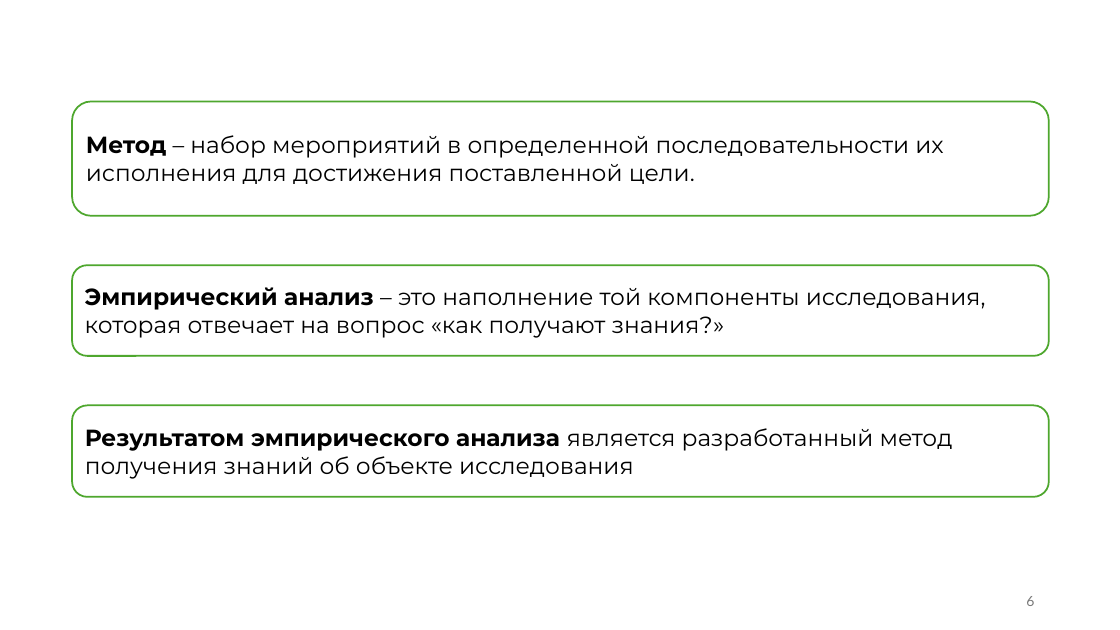
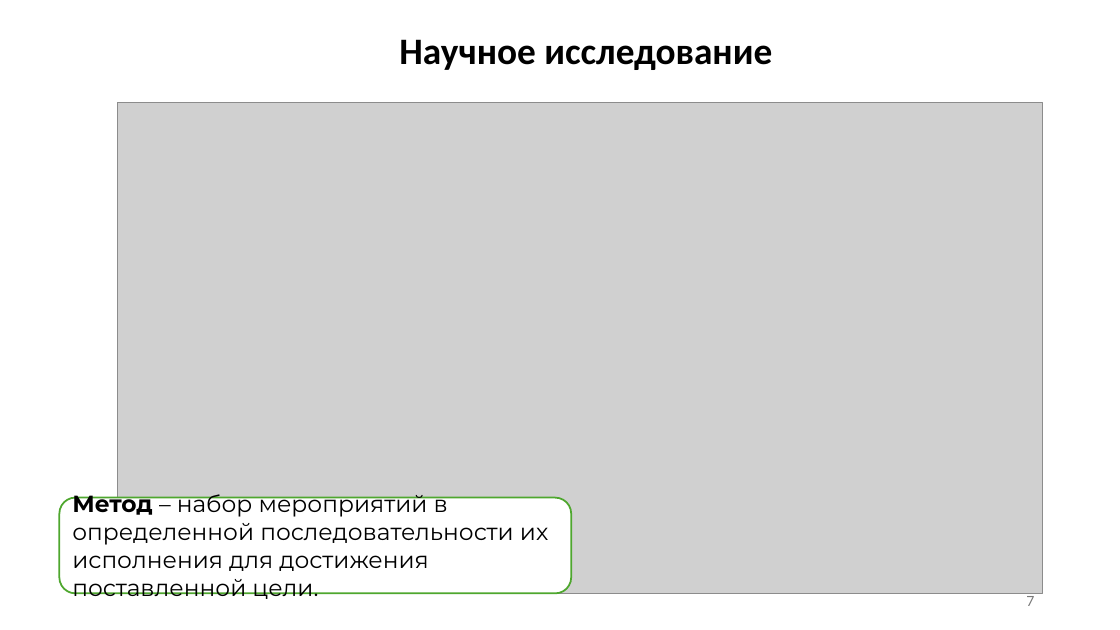
Before and after one commit to kuskas112/Labs, a slide deck: slide 7 of Основы системного анализа/lab1/lab1.pptx (slide 6 before the commit). Drawn at 1120x630 pixels with LibreOffice and Linux fonts; fonts in the diff are those of the drawing; grey boxes stand for pictures. Boxes give left, top, right and bottom in pixels: in the first picture for what was removed or moved away, otherwise in the second. Text is boxed around its words. In the diff, an @@ line names an element or a change of style, - is before the commit and + after.

```diff
--- a/Основы системного анализа/lab1/lab1.pptx
+++ b/Основы системного анализа/lab1/lab1.pptx
@@ text added at <box>399,39,772,70</box>, 32 pt, text #000000, bold @@
+Научное исследование
@@ picture added at <box>118,103,1044,594</box> @@
@@ rounded rectangle removed at <box>72,266,1049,356</box> @@
-Эмпирический анализ – это наполнение той компоненты исследования, которая отвечает на вопрос «как получают знания?»
@@ rounded rectangle removed at <box>72,406,1049,497</box> @@
-Результатом эмпирического анализа является разработанный метод получения знаний об объекте исследования
@@ rounded rectangle "Метод – набор мероприятий в ...": place and size @@
-rounded rectangle "Метод – набор мероприятий в ..." at <box>72,102,1049,216</box>
+rounded rectangle "Метод – набор мероприятий в ..." at <box>60,497,571,593</box>
@@ page number at <box>1026,593,1034,606</box>: text changed @@
-6
+7
```
Also in this commit, not shown: 2 other slides changed, 4 slides added, 3 slides removed, 3 other files.
